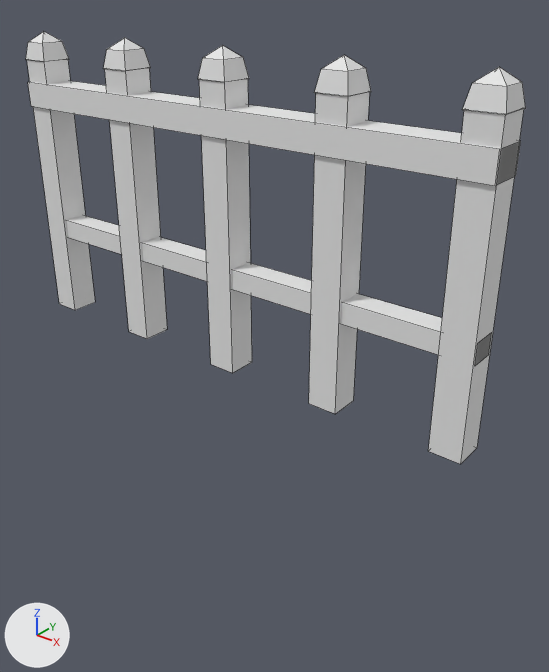
Two versions of the FBX model unity/Assets/Art/Models/Shrine_Fence.fbx, one commit apart.
One viewpoint serves both versions: a 50 mm lens placed at (9.38, -10.3, 7.36), pointed at (0.8, 0.42, 0.71). The lights are fixed; the arrows at lower left show +X, +Y and +Z. The picture after the commit comes second. Mesh edges are drawn as thin lines. Where no turn or scale is listed for an object, it has been applied to the vertices. Vertices at exactly the same position are counted once.

The first picture shows 'Shrine_Fence'.
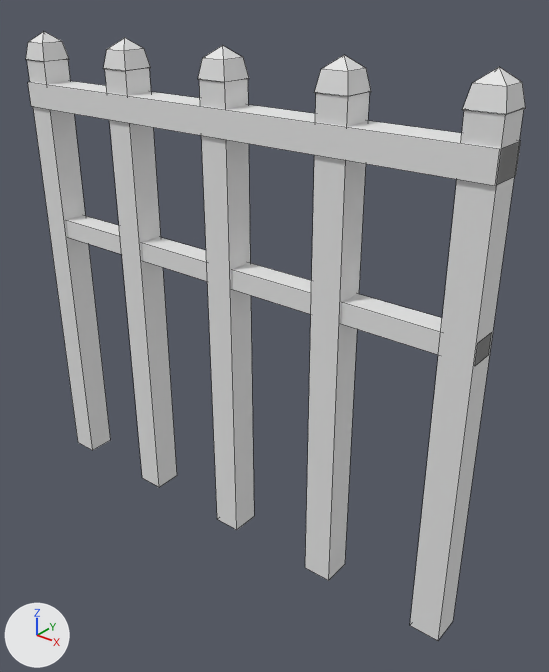
Where the change shows, as pixel boxes (x1, y1, x2, y2) in the pictures (549 x 672 px; the box of a moved part takes in the faces that stretch with it):
'Shrine_Fence', reshaped (41% taller)
    before: (26, 32, 526, 464)
    after: (26, 32, 526, 641)
part 1 of me_shrine_fence, moved or reshaped
    before: (428, 109, 524, 464)
    after: (410, 109, 524, 641)
part 2 of me_shrine_fence, moved or reshaped
    before: (309, 92, 369, 414)
    after: (305, 92, 369, 580)
part 3 of me_shrine_fence, moved or reshaped
    before: (199, 79, 252, 373)
    after: (199, 79, 254, 530)
part 4 of me_shrine_fence, moved or reshaped
    before: (105, 68, 167, 339)
    after: (105, 68, 177, 487)
part 5 of me_shrine_fence, moved or reshaped
    before: (27, 59, 95, 310)
    after: (27, 59, 110, 450)

The edits, one by one:
me_shrine_fence is used by ob_shrine_fence; location (0.0, 0.0, 0.0).
Before the commit, vertices of me_shrine_fence: 2 (5.3, 0.3, 0.0) at pixel (476, 448), 3 (4.7, 0.3, 0.0), 4 (4.7, -0.3, 0.0) at pixel (428, 451), 5 (5.3, -0.3, 0.0) at pixel (460, 464).
Before the commit, vertices of me_shrine_fence: 20 (2.8, 0.3, 0.0) at pixel (353, 400), 21 (2.2, 0.3, 0.0), 22 (2.2, -0.3, 0.0) at pixel (308, 403), 23 (2.8, -0.3, 0.0) at pixel (335, 414).
Before the commit, vertices of me_shrine_fence: 38 (0.3, 0.3, 0.0) at pixel (251, 362), 39 (-0.3, 0.3, 0.0), 40 (-0.3, -0.3, 0.0) at pixel (210, 364), 41 (0.3, -0.3, 0.0) at pixel (232, 373).
Before the commit, vertices of me_shrine_fence: 56 (-2.2, 0.3, 0.0) at pixel (167, 329), 57 (-2.8, 0.3, 0.0), 58 (-2.8, -0.3, 0.0) at pixel (128, 331), 59 (-2.2, -0.3, 0.0) at pixel (147, 338).
Before the commit, vertices of me_shrine_fence: 74 (-4.7, 0.3, 0.0) at pixel (95, 302), 75 (-5.3, 0.3, 0.0), 76 (-5.3, -0.3, 0.0) at pixel (59, 303), 77 (-4.7, -0.3, 0.0) at pixel (75, 310).
me_shrine_fence had 106 vertices, 102 faces and spanned x -5.32..5.32, y -0.35..0.35, z 0.0..6.15.
me_shrine_fence now has 106 vertices, 102 faces and spans x -5.32..5.32, y -0.35..0.35, z -4.0..6.15.
Part 1, on me_shrine_fence:
Vertices 2 to 5 of me_shrine_fence move by (0.0, 0.0, -4.0).
Part 2, on me_shrine_fence:
Vertices 20 to 23 of me_shrine_fence move by (0.0, 0.0, -4.0).
Part 3, on me_shrine_fence:
Vertices 38 to 41 of me_shrine_fence move by (0.0, 0.0, -4.0).
Part 4, on me_shrine_fence:
Vertices 56 to 59 of me_shrine_fence move by (0.0, 0.0, -4.0).
Part 5, on me_shrine_fence:
Vertices 74 to 77 of me_shrine_fence move by (0.0, 0.0, -4.0).
